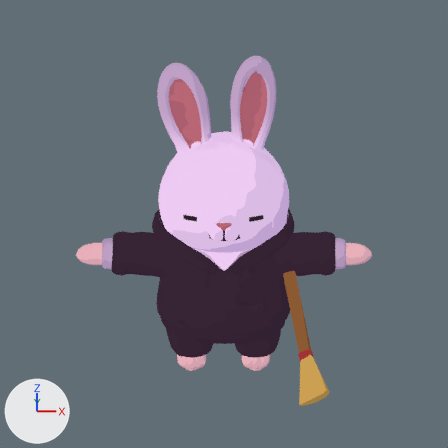
A saved change to the Blender file e2e/pixel-art/personagem/blender/meshy/t/mascote.blend.
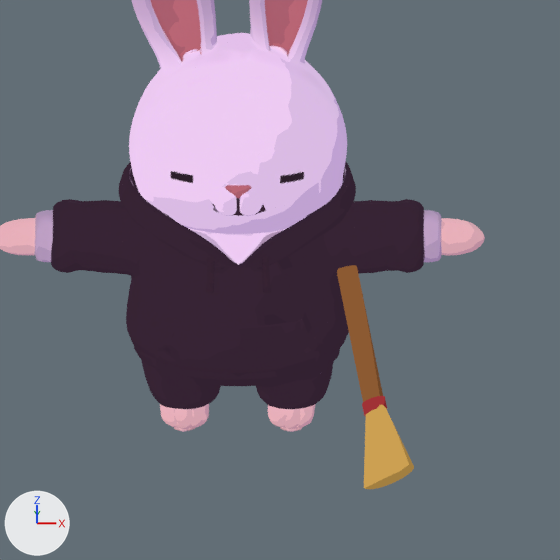
Old and new are each drawn from the file's camera 'camera' and again close up on the part from 18% to 93% of the width and 25% to 100% of the height. The lights are fixed; the arrows at lower left show +X, +Y and +Z. The first two pictures are the older version.

Script lines for the objects in view, before the commit:
```python
me_cylinder = bpy.data.meshes.new('Cylinder')
me_cylinder.from_pydata(...)  # a 16-sided cylinder along z spanning x -0.16..0.16, y -0.16..0.16, z 1.05..3.31, material slot 0; a 24-sided cut cone along z (radius 0.8 by 0.32 at the low end, 0.24 by 0.1 at the high end) spanning x -0.8..0.8, y -0.32..0.32, z 0.0..1.2, material slot 1; a 24-sided cylinder along z spanning x -0.3..0.3, y -0.16..0.16, z 1.03..1.21, material slot 2
me_cylinder.polygons.foreach_set('use_smooth', [True] * 70)
me_cylinder.materials.append(mat_madeira)
me_cylinder.materials.append(mat_palha)
me_cylinder.materials.append(mat_amarra)
me_mesh_0 = bpy.data.meshes.new('Mesh_0')
me_mesh_0.from_pydata(...)  # 5269 vertices, 10490 faces; spans x -3.77..3.77, y -1.93..1.93, z 0.0..8.4
me_mesh_0.materials.append(mat_material_0)
ob_mascote = bpy.data.objects.new('mascote', me_mesh_0)
ob_mascote.location = (0.0, 0.0, 0.0)
ob_vassoura = bpy.data.objects.new('vassoura', me_cylinder)
ob_vassoura.location = (2.3, -2.4, 0.0)
ob_vassoura.rotation_euler = (0.0, -0.565, -1.198)  # degrees (0, -32, -69)
```
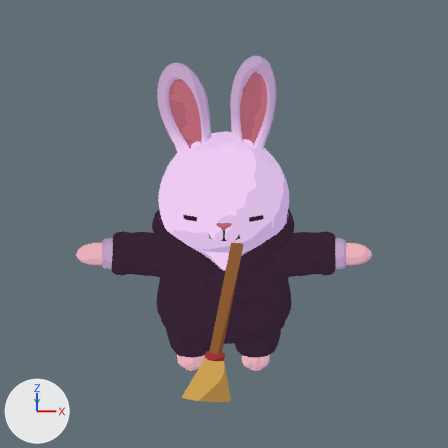
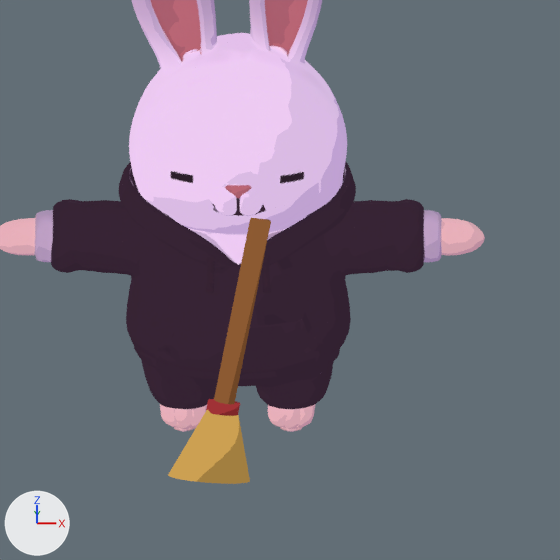
Edits to the scene script, one JSON object a line:
```json
{"op": "set", "path": "ob_vassoura.location", "old": "(2.3, -2.4, 0.0)", "new": "(-0.45, -2.45, 0.0)"}
{"op": "set", "path": "ob_vassoura.rotation_euler", "old": "(0.0, -0.565, -1.198)", "new": "(0.0, -0.255, -2.447)", "note": "degrees (0, -32, -69) -> degrees (0, -15, -140)"}
```

Location of each change, [x1, y1, x2, y2] in pixels of the close-ups (560 x 560 px):
```json
{"object": "vassoura", "change": "moved, turned", "before": [337, 265, 414, 489], "after": [168, 218, 271, 484]}
```
